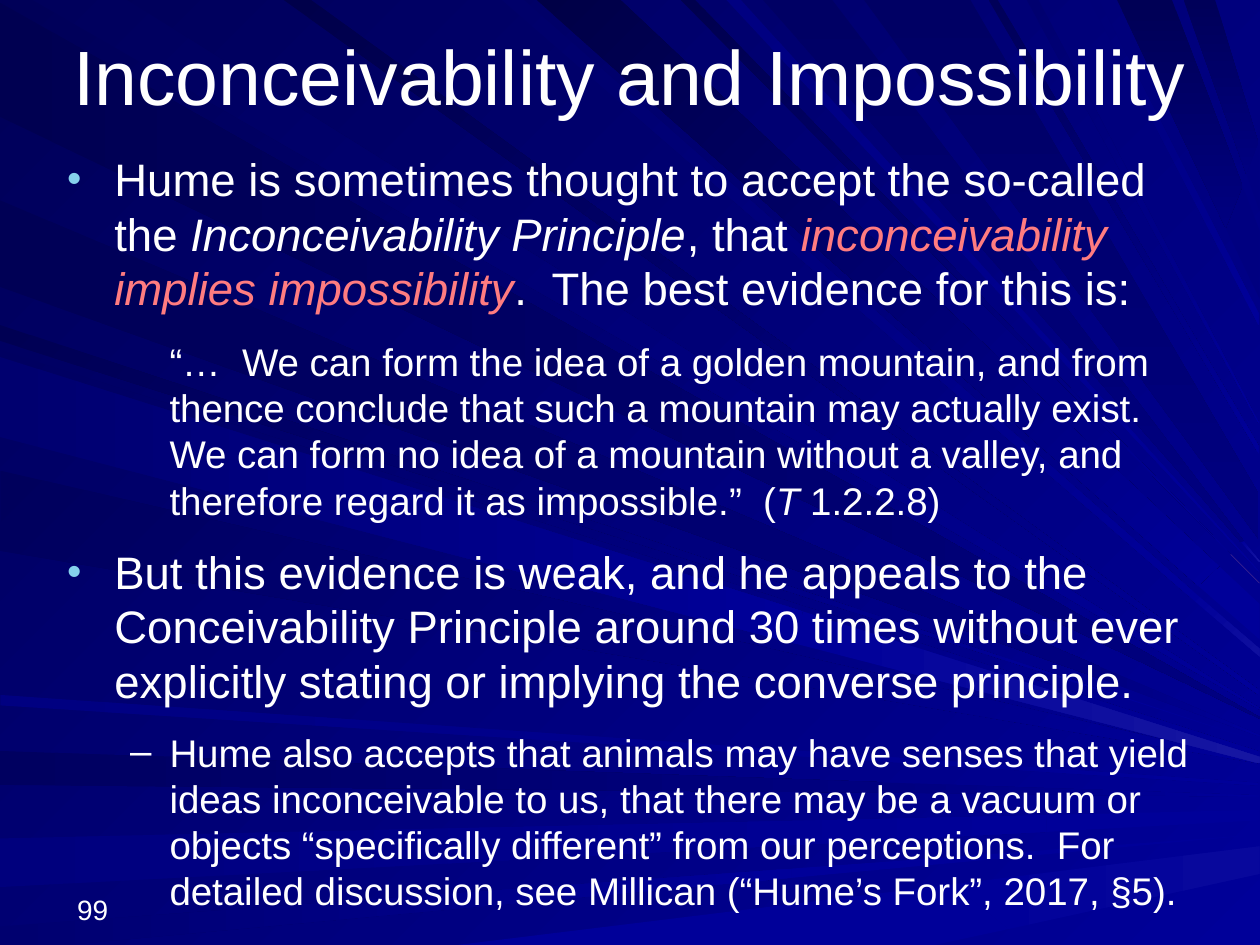
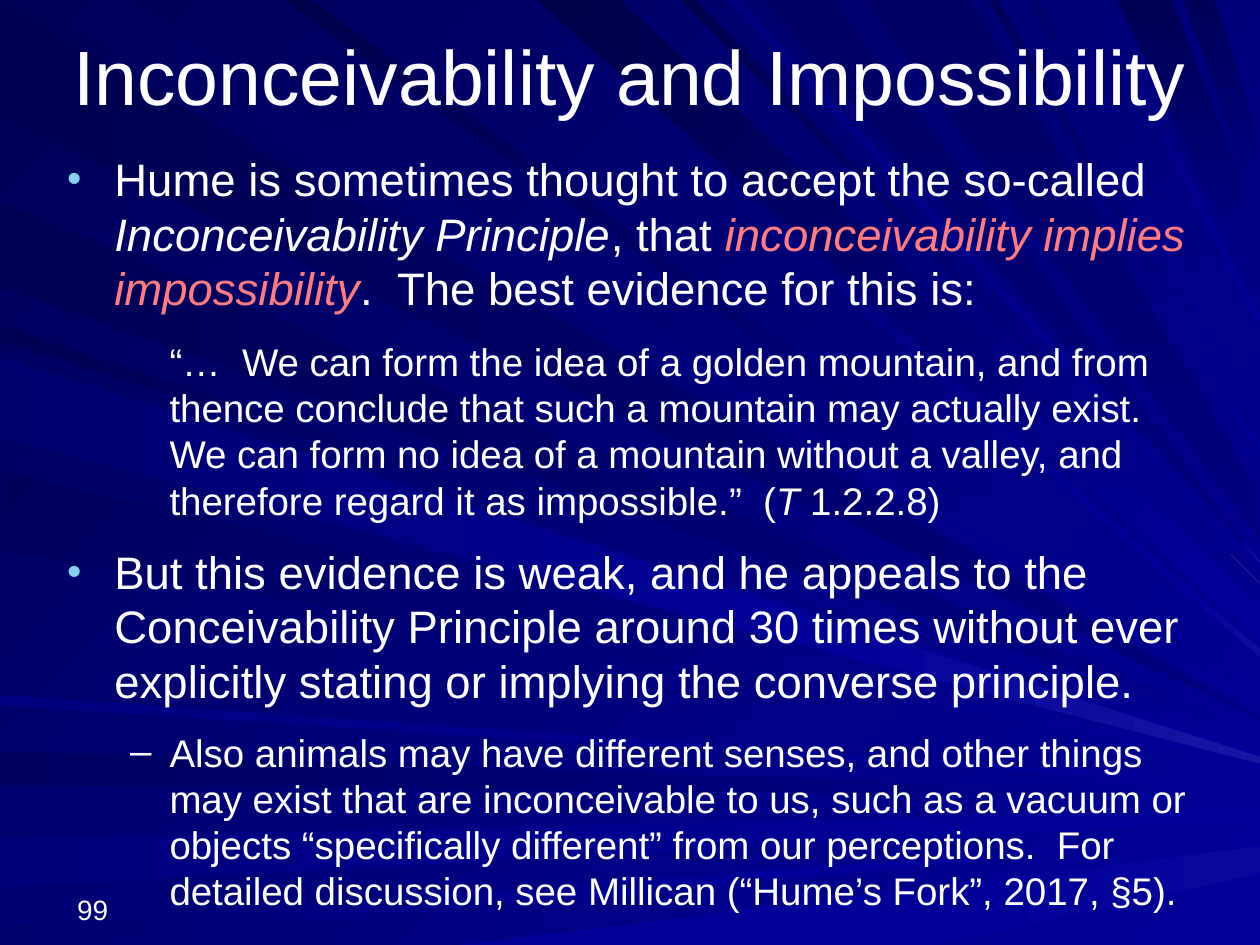
Before and after one commit to englishphilosophy/hume-texts-online, a slide deck: slide 99 of teaching/lectures/2025_Hume_MT_current.pptx. Drawn at 1260x945 pixels with LibreOffice and Linux fonts; fonts in the diff are those of the drawing. Boxes give left, top, right and bottom in pixels: in the first picture for what was removed or moved away, otherwise in the second. Text is boxed around its words. In the diff, an @@ line names an element or a change of style, - is before the commit and + after.

Commit message:
Edited lecture 3

```diff
--- a/teaching/lectures/2025_Hume_MT_current.pptx
+++ b/teaching/lectures/2025_Hume_MT_current.pptx
@@ text at box(114, 163, 1185, 315): text changed @@
-• Hume is sometimes thought to accept the so-called the Inconceivability Principle, that inconceivability implies impossibility. The best evidence for this is:
+• Hume is sometimes thought to accept the so-called Inconceivability Principle, that inconceivability implies impossibility. The best evidence for this is:
@@ text at box(170, 739, 1186, 913): text changed @@
-  – Hume also accepts that animals may have senses that yield ideas inconceivable to us, that there may be a vacuum or objects “specifically different” from our perceptions. For detailed discussion, see Millican (“Hume’s Fork”, 2017, §5).
+  – Also animals may have different senses, and other things may exist that are inconceivable to us, such as a vacuum or objects “specifically different” from our perceptions. For detailed discussion, see Millican (“Hume’s Fork”, 2017, §5).
```
Also in this commit, not shown: 14 other slides changed, 1 other file.
